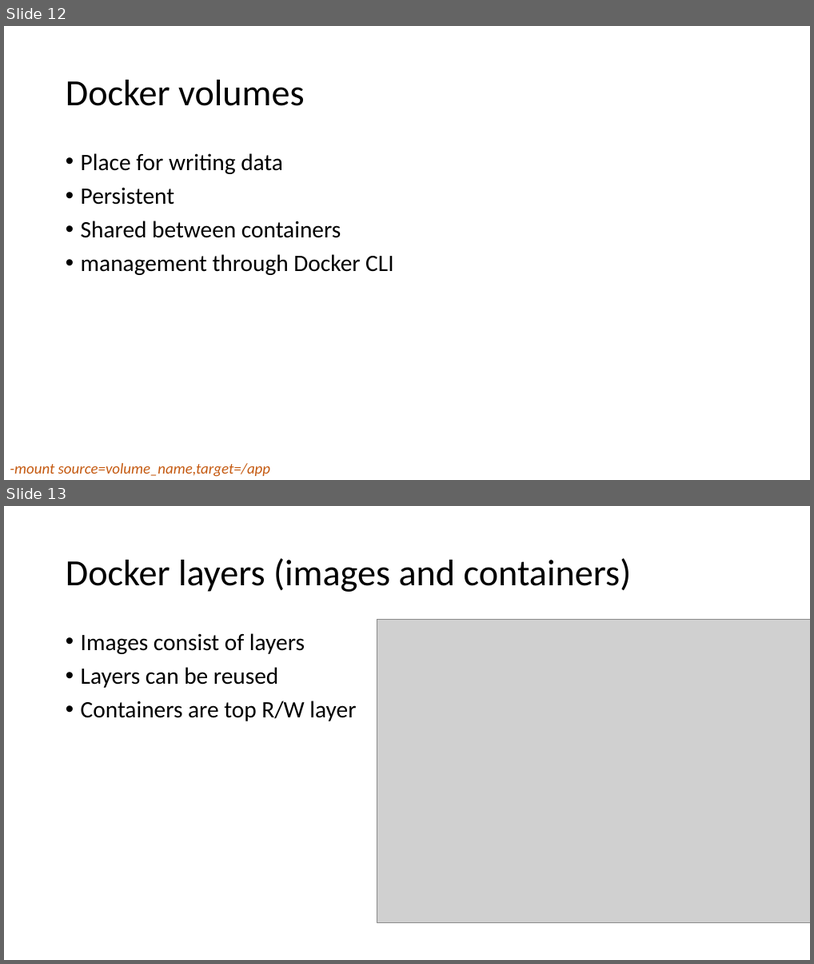
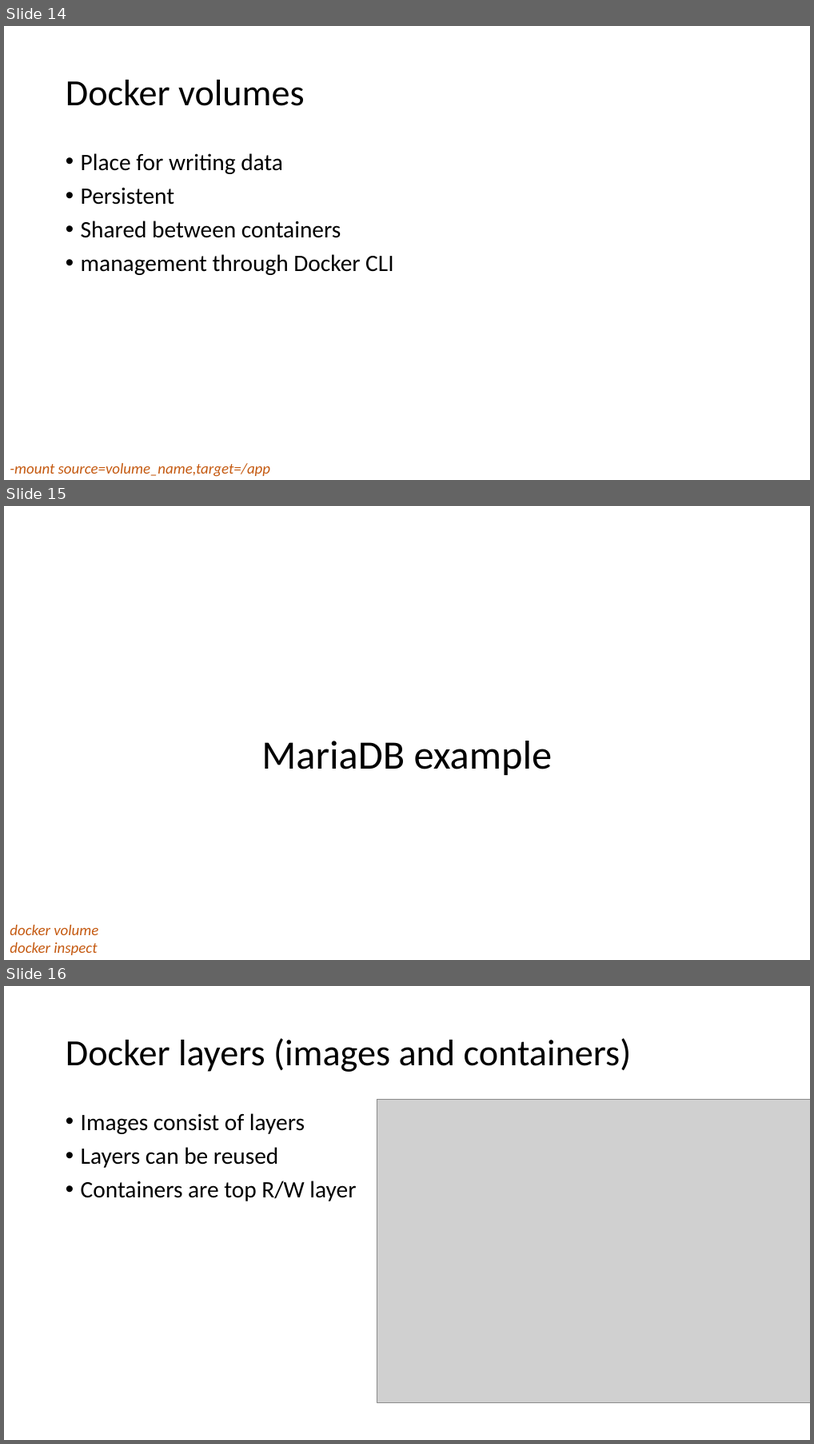
Before and after one commit to ERNICommunity/ESK-EPD-2018-Docker, a slide deck: src/_data/docker.pptx. Shown one above the other, each under a label of ours: slides 12 and 13 before the commit, slides 14, 15 and 16 after it. The pictures are 814x964 and 814x1444 pixels, drawn with LibreOffice and Linux fonts; fonts in the diff are those of the drawing; grey boxes stand for pictures. Boxes give left, top, right and bottom in pixels: in the first picture for what was removed or moved away, otherwise in the second. Text is boxed around its words. In the diff, an @@ line names an element or a change of style, - is before the commit and + after.

Commit message:
update docker intro presentation + excluded _data folder form docker build context

```diff
--- a/src/_data/docker.pptx
+++ b/src/_data/docker.pptx
@@ slide 15 added at [4, 506, 810, 960], background #FFFFFF @@
@@ text added at [262, 740, 553, 775], 48 pt, text #000000 @@
+MariaDB example
@@ text added at [10, 924, 98, 955], 18 pt, text #C55A11, italic @@
+docker volume
+docker inspect
@@ what was slide 12 is now slide 14 @@
@@ what was slide 13 is now slide 16 @@
```
Also in this commit, not shown: 4 slides changed, 3 other slides added, 1 other file.
